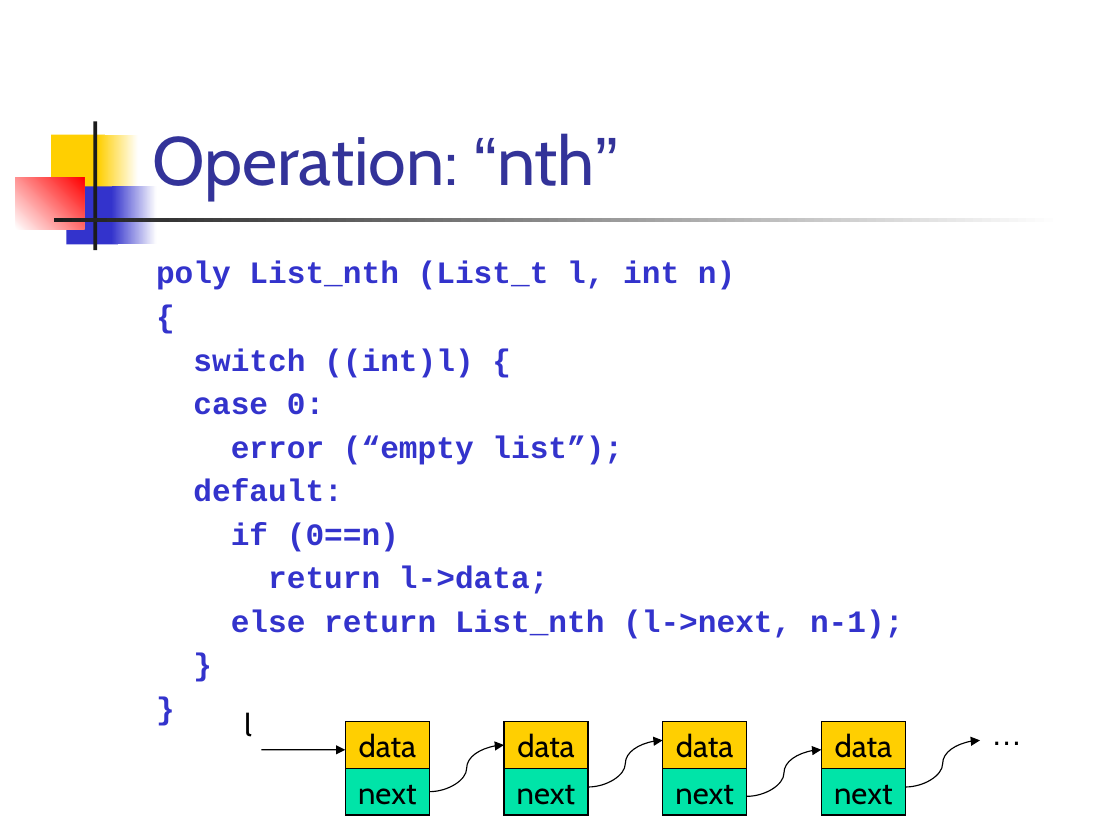
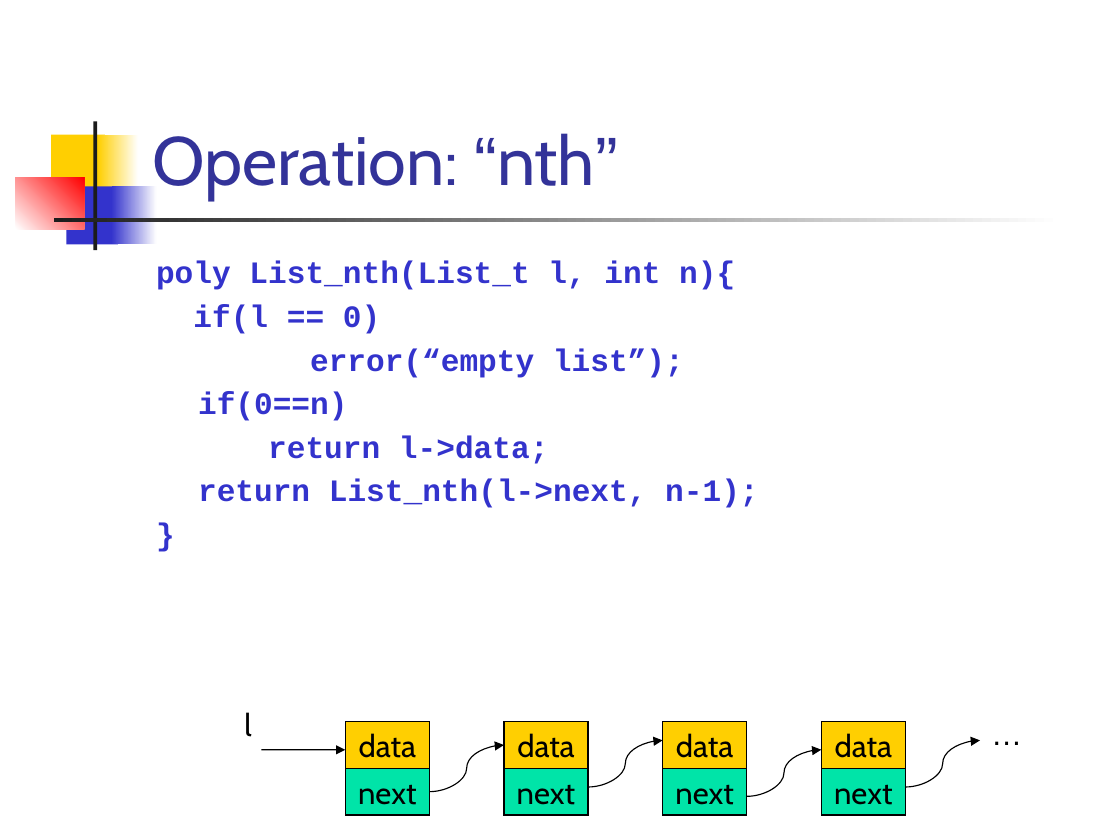
Before and after one commit to csslab-ustc/csslab-ustc.github.io, a slide deck: slide 14 of courses/sysprog/slides/lec12-funList.pptx. Drawn at 1120x840 pixels with LibreOffice and Linux fonts; fonts in the diff are those of the drawing. Boxes give left, top, right and bottom in pixels: in the first picture for what was removed or moved away, otherwise in the second. Text is boxed around its words. In the diff, an @@ line names an element or a change of style, - is before the commit and + after.

```diff
--- a/courses/sysprog/slides/lec12-funList.pptx
+++ b/courses/sysprog/slides/lec12-funList.pptx
@@ text at (x1=156, y1=261, x2=758, y2=508): paragraph removed @@
-}
@@ text at (x1=156, y1=261, x2=735, y2=421): text changed @@
-poly List_nth (List_t l, int n)
-{
-switch ((int)l) {
-case 0:
-error (“empty list”);
-default:
-if (0==n)
+poly List_nth(List_t l, int n){
+if(l == 0)
+error(“empty list”);
+if(0==n)
@@ text at (x1=198, y1=479, x2=758, y2=508): text changed @@
-else return List_nth (l->next, n-1);
+return List_nth(l->next, n-1);
```
Also in this commit, not shown: 8 other slides changed, 27 other files.
